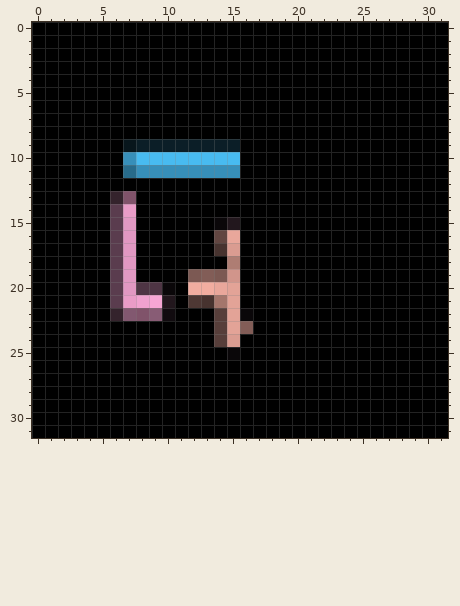
Pixel-art sprite: divoom/test_data/animation_builder_tests/expected_animation_with_scaled.gif. The first picture shows the starting point.
The file is 32x32 pixels. Colours within 5 levels of each other are drawn and written as one.
After the commit:
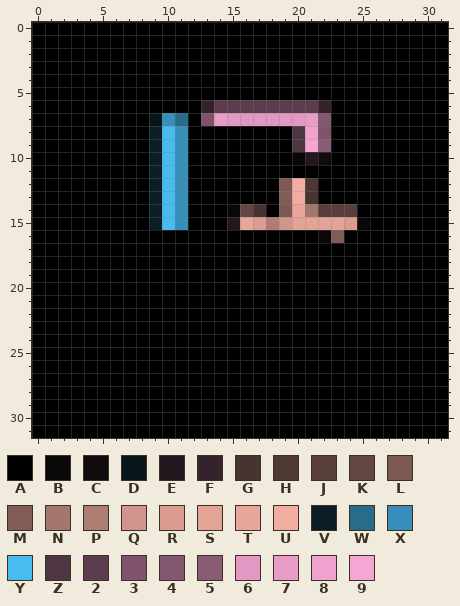
Palette (. is transparent): A #000000  B #0a0709  C #110b0f  D #08161c  E #22171d  F #34232c  G #47332f  H #4e3834  J #573e3a  K #624641  L #7c5953  M #825d57  N #a4766c  P #ae7d73  Q #d1958b  R #da9c91  S #e3a397  T #e9a79b  U #f1ada0  V #0b1e27  W #286b8a  X #378fb9  Y #48bbf0  Z #4e3544  2 #5a3c4e  3 #80536a  4 #825870  5 #885c75  6 #e198c2  7 #e99cc7  8 #f0a2cf  9 #f6a6d4
Edits made:
@@ x 0..31 @@
  5 AAAAAAAAAAAAAAAAAAAAAAAAAAAAAAAA
- 6 AAAAAAAAAAAAAAAAAAAAAAAAAAAAAAAA
- 7 AAAAAAAAAAAAAAAAAAAAAAAAAAAAAAAA
- 8 AAAAAAAAAAAAAAAAAAAAAAAAAAAAAAAA
- 9 AAAAAAADVVVVVVVVAAAAAAAAAAAAAAAA
-10 AAAAAAAXYYYYYYYYAAAAAAAAAAAAAAAA
-11 AAAAAAAWXXXXXXXXAAAAAAAAAAAAAAAA
-12 AAAAAAAAAAAAAAAAAAAAAAAAAAAAAAAA
-13 AAAAAAF3AAAAAAAAAAAAAAAAAAAAAAAA
-14 AAAAAA27AAAAAAAAAAAAAAAAAAAAAAAA
-15 AAAAAA26AAAAAABEAAAAAAAAAAAAAAAA
-16 AAAAAA26AAAAAAKTAAAAAAAAAAAAAAAA
-17 AAAAAA26AAAAAAGRAAAAAAAAAAAAAAAA
-18 AAAAAA26AAAAAAAPAAAAAAAAAAAAAAAA
-19 AAAAAA26AAAALMLQAAAAAAAAAAAAAAAA
-20 AAAAAA26ZZBAUUTSAAAAAAAAAAAAAAAA
-21 AAAAAA2789EAHGNSAAAAAAAAAAAAAAAA
-22 AAAAAAF435CAAAJSBAAAAAAAAAAAAAAA
-23 AAAAAAAAAAAAAAJSMAAAAAAAAAAAAAAA
-24 AAAAAAAAAAAAAAJRAAAAAAAAAAAAAAAA
-25 AAAAAAAAAAAAAAABAAAAAAAAAAAAAAAA
+ 6 AAAAAAAAAAAAAF22222222FAAAAAAAAA
+ 7 AAAAAAAAADXWA3766666674AAAAAAAAA
+ 8 AAAAAAAAAVYXAAAAAAAAZ83AAAAAAAAA
+ 9 AAAAAAAAAVYXAAAAAAAAZ95AAAAAAAAA
+10 AAAAAAAAAVYXAAAAAAAABECAAAAAAAAA
+11 AAAAAAAAAVYXAAAAAAAAAAAAAAAAAAAA
+12 AAAAAAAAAVYXAAAAAAALUHAAAAAAAAAA
+13 AAAAAAAAAVYXAAAAAAAMUGAAAAAAAAAA
+14 AAAAAAAAAVYXAAABKGALTNJJJAAAAAAA
+15 AAAAAAAAAVYXAAAETRPQSSSSRBAAAAAA
+16 AAAAAAAAAAAAAAAAAAAAAABMAAAAAAAA
+17 AAAAAAAAAAAAAAAAAAAAAAAAAAAAAAAA
+18 AAAAAAAAAAAAAAAAAAAAAAAAAAAAAAAA
+19 AAAAAAAAAAAAAAAAAAAAAAAAAAAAAAAA
+20 AAAAAAAAAAAAAAAAAAAAAAAAAAAAAAAA
+21 AAAAAAAAAAAAAAAAAAAAAAAAAAAAAAAA
+22 AAAAAAAAAAAAAAAAAAAAAAAAAAAAAAAA
+23 AAAAAAAAAAAAAAAAAAAAAAAAAAAAAAAA
+24 AAAAAAAAAAAAAAAAAAAAAAAAAAAAAAAA
+25 AAAAAAAAAAAAAAAAAAAAAAAAAAAAAAAA
 26 AAAAAAAAAAAAAAAAAAAAAAAAAAAAAAAA
Where, in picture pixels (left, top, right, bottom), the same in both pictures:
changed: (110, 100, 370, 360)
